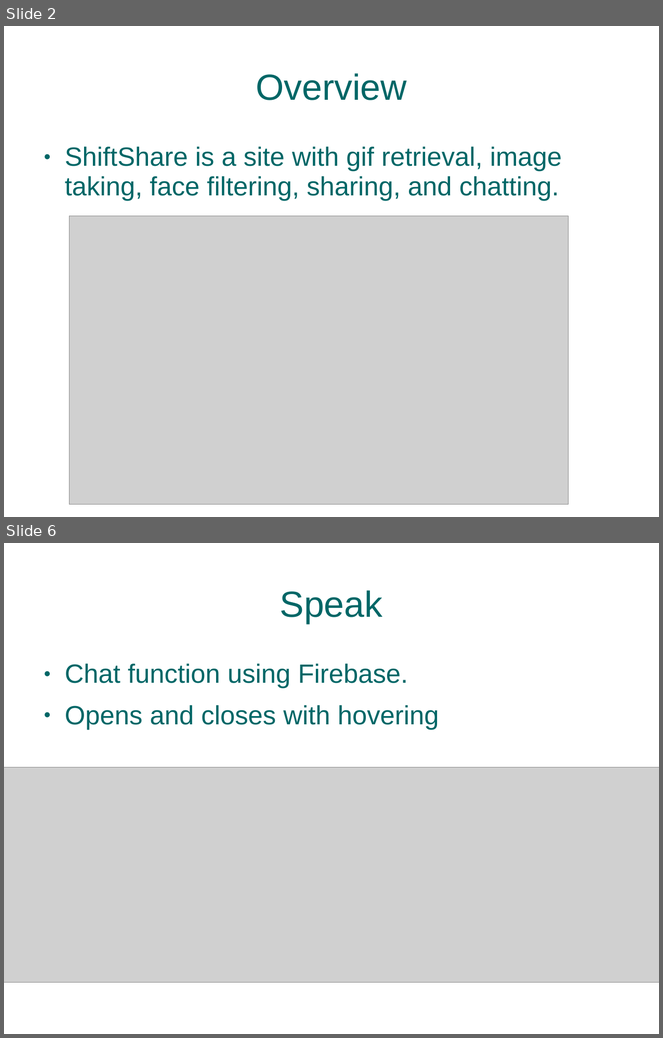
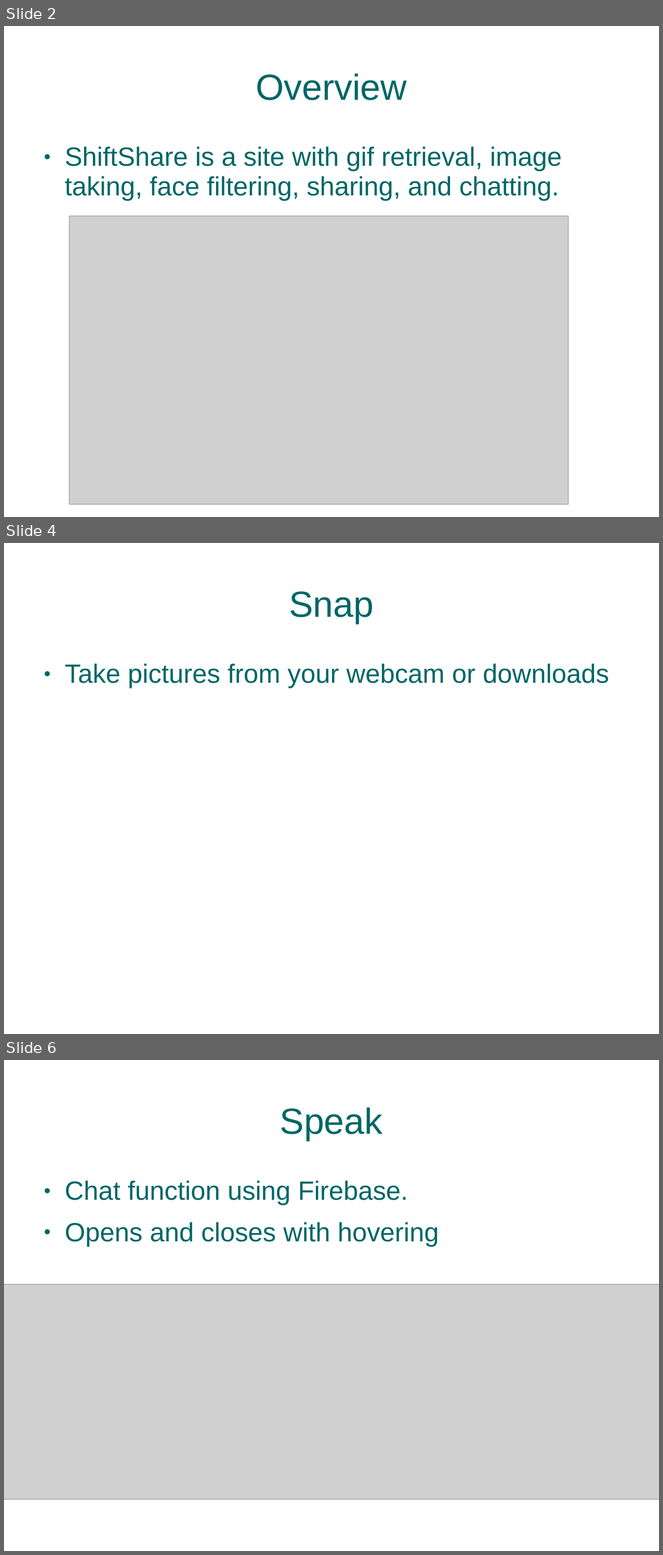
Before and after one commit to abruestle/ShiftShare, a slide deck: presentation/ShiftSharePresentation.ppt. Shown one above the other, each under a label of ours: slides 2 and 6 before the commit, slides 2, 4 and 6 after it; the slides between them are not shown. The pictures are 663x1038 and 663x1555 pixels, drawn with LibreOffice and Linux fonts; fonts in the diff are those of the drawing; grey boxes stand for pictures; background and template pictures are left out. Boxes give left, top, right and bottom in pixels: in the first picture for what was removed or moved away, otherwise in the second. Text is boxed around its words. In the diff, an @@ line names an element or a change of style, - is before the commit and + after.

```diff
--- a/presentation/ShiftSharePresentation.ppt
+++ b/presentation/ShiftSharePresentation.ppt
@@ slide 4 added at [4, 543, 659, 1034], background picture (left out) @@
@@ title added at [289, 591, 374, 624], 44 pt, text #006666 @@
+Snap
@@ text added at [65, 664, 609, 689], 32 pt, text #006666 @@
+● Take pictures from your webcam or downloads
```
Also in this commit, not shown: 2 slides changed, 1 slide removed, 3 other files.
